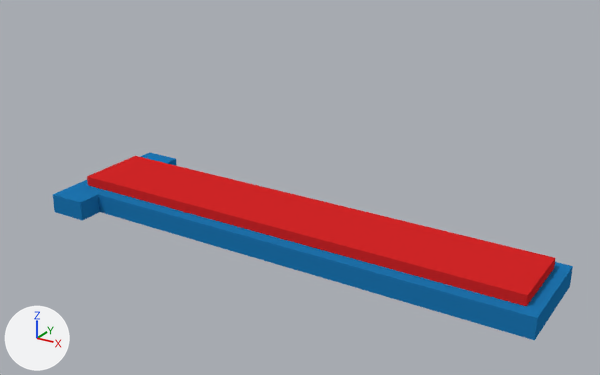
One commit to the Blender file graph/models/blender/indicator.blend: the scene before it, then after it.
Camera for both pictures: a camera (50 mm lens) standing at (12.75, -12.28, 7.1) and looking at (4.93, 0.27, 1.01). Arrows for +X, +Y and +Z are at lower left; the lights stay in place.

The scene before the commit, as lines of its bpy script (objects in view):
```python
me_cube_002 = bpy.data.meshes.new('Cube.002')
me_cube_002.from_pydata(...)  # 32 vertices, 27 faces; spans x -1.0..24.0, y -1.0..1.0, z -1.0..1.0
me_cube_002.materials.append(mat_material_003)  # blue #1f77b4
me_cube_004 = bpy.data.meshes.new('Cube.004')
me_cube_004.from_pydata(...)  # a box spanning x -1.0..1.0, y -1.0..1.0, z -1.0..1.0
me_cube_004.materials.append(mat_material_004)  # red #d62728
ob_cube_002 = bpy.data.objects.new('Cube.002', me_cube_002)
ob_cube_002.location = (0.4, 0.0, 0.2)
ob_cube_002.scale = (0.4, 1.5, 0.2)
ob_cube_003 = bpy.data.objects.new('Cube.003', me_cube_004)
ob_cube_003.location = (5.0, 0.0, 0.4)
ob_cube_003.scale = (4.75, 0.75, 0.2)
```
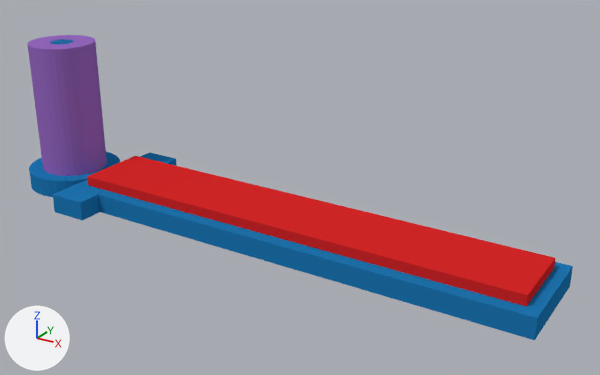
Pixel boxes (x1, y1, x2, y2) of what changed, in the pictures (600 x 375 px):
```json
{"object": "Cube.002", "change": "reshaped", "before": [53, 153, 573, 340], "after": [29, 39, 573, 340], "on screen": "61% taller"}
{"object": "Cylinder", "change": "added", "after": [27, 35, 107, 176], "on screen": "purple"}
{"part": 1, "of": "me_cube_002", "change": "added", "after": [29, 152, 120, 197], "on screen": "blue"}
{"part": 2, "of": "me_cube_002", "change": "added", "after": [50, 39, 73, 44]}
```

Scene script edits in JSON lines:
```json
{"op": "add", "block": "mat_material_001", "code": ["mat_material_001 = diffuse_material('Material.001')", "mat_material_001.base_color = (0.296, 0.136, 0.509)  # purple #9467bd"]}
{"block": "me_cube_002", "where": "me_cube_002.from_pydata(...)  # 32 vertices, 27 faces; spans x -1.0..24.0, y -1.0..1.0, z -1.0..1.0"}
{"block": "me_cube_002", "where": "# used by ob_cube_002; location = (0.4, 0.0, 0.2); scale = (0.4, 1.5, 0.2)"}
{"block": "me_cube_002", "change": "me_cube_002 part 1: a new loose piece, a 32-sided cylinder along z spanning x -5.8..-0.8, y -0.7..0.7, z -1.0..1.0, in mat_material_003 (blue #1f77b4)"}
{"block": "me_cube_002", "change": "me_cube_002 part 2: a new loose piece, a 32-sided cylinder along z spanning x -3.88..-2.62, y -0.17..0.17, z 0.0..15.0, in mat_material_003 (blue #1f77b4)"}
{"op": "add", "block": "me_cylinder_001", "code": ["me_cylinder_001 = bpy.data.meshes.new('Cylinder.001')", "me_cylinder_001.from_pydata(...)  # a 32-sided cylinder along z spanning x -1.0..1.0, y -1.0..1.0, z -1.0..1.0", "me_cylinder_001.materials.append(mat_material_001)  # purple #9467bd"]}
{"op": "add", "block": "ob_cylinder", "code": ["ob_cylinder = bpy.data.objects.new('Cylinder', me_cylinder_001)", "ob_cylinder.location = (-0.9, 0.0, 1.8)", "ob_cylinder.scale = (0.702, 0.702, 1.4)"]}
```
